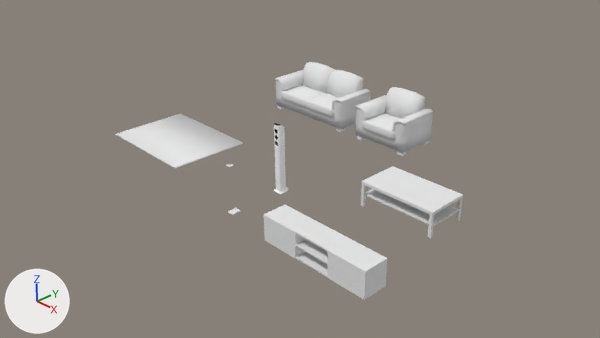
One commit to the Blender file blender/LivingroomSetup.blend: the scene before it, then after it.
Both versions are drawn from the file's camera 'Camera'. The lights are fixed; the arrows at lower left show +X, +Y and +Z.

Names of what the first picture shows: 'Armchair1', 'Carpet', 'CouchTable1', 'Sofa1', 'Stereotower', 'TV_Bench'.
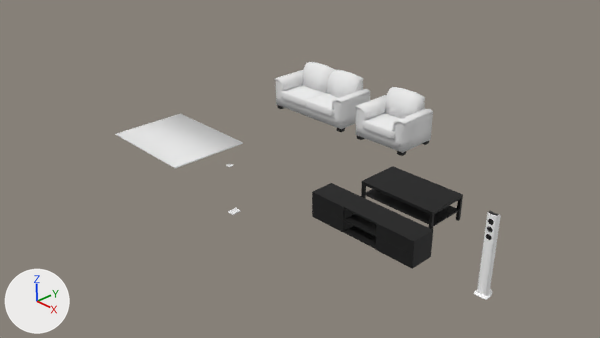
What differs and where, as boxes [x1, y1, x2, y2] in the pictures (600 x 338 px):
'TV_Bench', recoloured, moved: before [264, 205, 387, 300]; after [312, 183, 433, 269]
'CouchTable1', recoloured (white to black): [361, 166, 463, 238] in both
'Stereotower', moved: before [274, 123, 288, 194]; after [474, 211, 501, 300]

The change, as a diff of the scene's bpy script:
```diff
--- a/blender/LivingroomSetup.blend.py
+++ b/blender/LivingroomSetup.blend.py
@@ mat_material_001 @@
+mat_material_001 = principled_material('Material.001')
+mat_material_001.base_color = (0.00424, 0.00424, 0.00424)  # black #0e0e0e
+mat_material_001.roughness = 0.705
@@ me_tv_bench @@
 me_tv_bench.from_pydata(...)  # 96 vertices, 88 faces; spans x -1.0..1.0, y -0.21..0.22, z 0.0..0.45
-me_tv_bench.materials.append(mat_tablewood)  # white #e7e7e7
+me_tv_bench.materials.append(mat_material_001)  # black #0e0e0e
@@ me_plane_002 @@
 me_plane_002.from_pydata(...)  # 48 vertices, 32 faces; spans x -7.0..7.0, y -3.9..3.9, z 0.0..4.5
-me_plane_002.materials.append(mat_tablewood)  # white #e7e7e7
+me_plane_002.materials.append(mat_material_001)  # black #0e0e0e
@@ ob_stereotower @@
 ob_stereotower = bpy.data.objects.new('Stereotower', me_circle)
-ob_stereotower.location = (0.0, 0.0, 0.0)
+ob_stereotower.location = (4.0, 0.0, 0.0)
 _m = ob_stereotower.modifiers.new('EdgeSplit', 'EDGE_SPLIT')
@@ ob_tv_bench @@
 ob_tv_bench = bpy.data.objects.new('TV_Bench', me_tv_bench)
-ob_tv_bench.location = (2.0, -1.0, 0.0)
+ob_tv_bench.location = (2.0, 0.0, 0.0)
```
